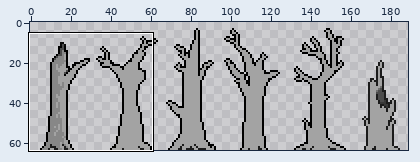
Sprite sheet -- Assets/_Main/Art/Sprites/dead-trees.png. Above: a wide view before the commit, with the close-up outlined.
Close-up. Before the commit:
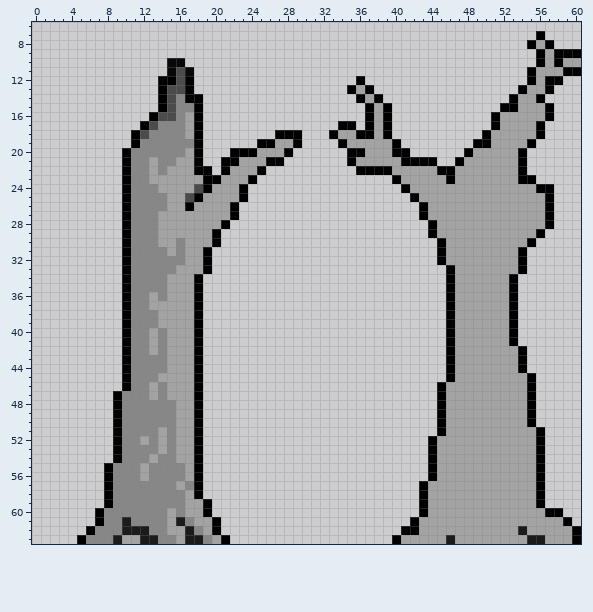
The file is 192x64 pixels. Colours within 5 levels of each other are drawn and written as one. Shown: x 0..60, y 6..63. The wide view leaves out empty margins. The commit also changed other parts of the picture, which this record leaves out.
And afterwards:
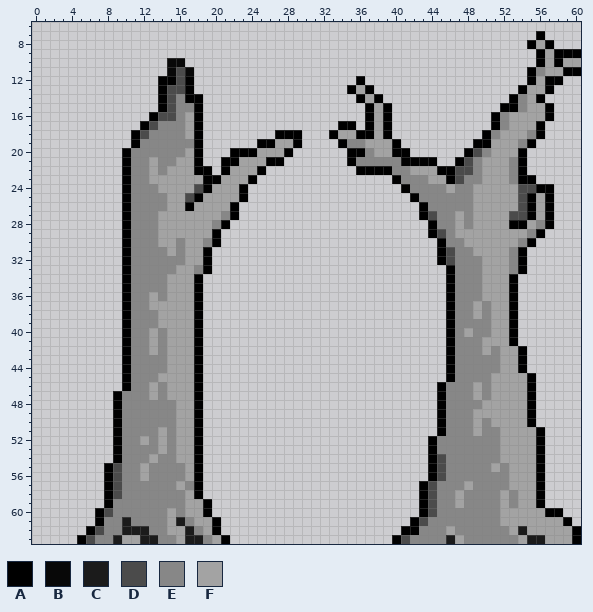
Palette (. is transparent): A #000000  B #080808  C #1b1b1b  D #4b4b4b  E #878787  F #a3a3a3
Diff:
The author changed colour F to colour A in rows 25 to 27 at x 55; in row 28 at x 53 to 54.
The author changed colour E to colour D in rows 55 to 58 at x 9; in row 60 at x 8; in row 62 at x 7; in row 63 at x 6.
The author changed colour F to colour D in row 20 at x 49; in row 21 at x 48; in row 22 at x 47 to 48; in row 23 at x 47; in row 24 at x 54 to 55; in rows 25 to 26 at x 54.
The author changed colour F to colour D in row 27 at x 44 and 53 to 54; in row 29 at x 45; in rows 31 to 32 at x 46; in rows 54 to 56 at x 45; in rows 57 to 60 at x 44; in row 61 at x 43.
The author changed colour F to colour D in row 63 at x 41.
The author changed colour F to colour E in row 11 at x 56; in rows 14 to 15 at x 54; in rows 16 to 17 at x 52; in row 18 at x 51 and 55; in row 19 at x 35 to 36 and 54; in row 20 at x 37 and 50.
The author changed colour F to colour E in row 21 at x 36 to 40, 49 and 53; in row 22 at x 40 to 41, 49 and 53; in row 23 at x 41 to 43, 48 to 49 and 53; in row 24 at x 42 to 45 and 47 to 48; in row 25 at x 43 to 48; in row 26 at x 44 to 48.
The author changed colour F to colour E in row 27 at x 21, 45 to 46 and 48; in row 28 at x 20, 45 to 46, 48 and 56; in row 29 at x 46 and 55; in row 30 at x 19, 46 to 47 and 54; in row 31 at x 47 to 48 and 53; in row 32 at x 47 to 49 and 53.
The author changed colour F to colour E in row 33 at x 18, 47 to 49 and 53; in rows 34 to 36 at x 47 to 49; in rows 37 to 38 at x 47 to 48 and 50; in row 39 at x 47 to 50; in row 40 at x 47 and 49 to 50; in row 41 at x 47 to 49.
The author changed colour F to colour E in row 42 at x 47 to 49 and 51; in rows 43 to 44 at x 47 to 51; in row 45 at x 47 to 50; in rows 46 to 47 at x 46 to 48 and 50; in row 48 at x 46 to 49; in row 49 at x 46 to 48.
The author changed colour F to colour E in row 50 at x 46 to 48 and 50; in row 51 at x 46 to 48 and 50 to 51; in rows 52 to 53 at x 45 to 51; in row 54 at x 46 to 51; in row 55 at x 46 to 50 and 52; in row 56 at x 46 to 52.
The author changed colour F to colour E in row 57 at x 45 to 47 and 49 to 52; in rows 58 to 59 at x 45 to 46, 48 to 51 and 53; in row 60 at x 45 to 51; in row 61 at x 44 to 51; in row 62 at x 43 to 45 and 47 to 52; in row 63 at x 42 to 45 and 48 to 53.
Boxes around the changes in both close-ups, in picture pixels (x1, y1, x2, y2):
changed: (347, 67, 545, 544)
changed: (194, 211, 230, 274)
changed: (86, 463, 122, 544)
